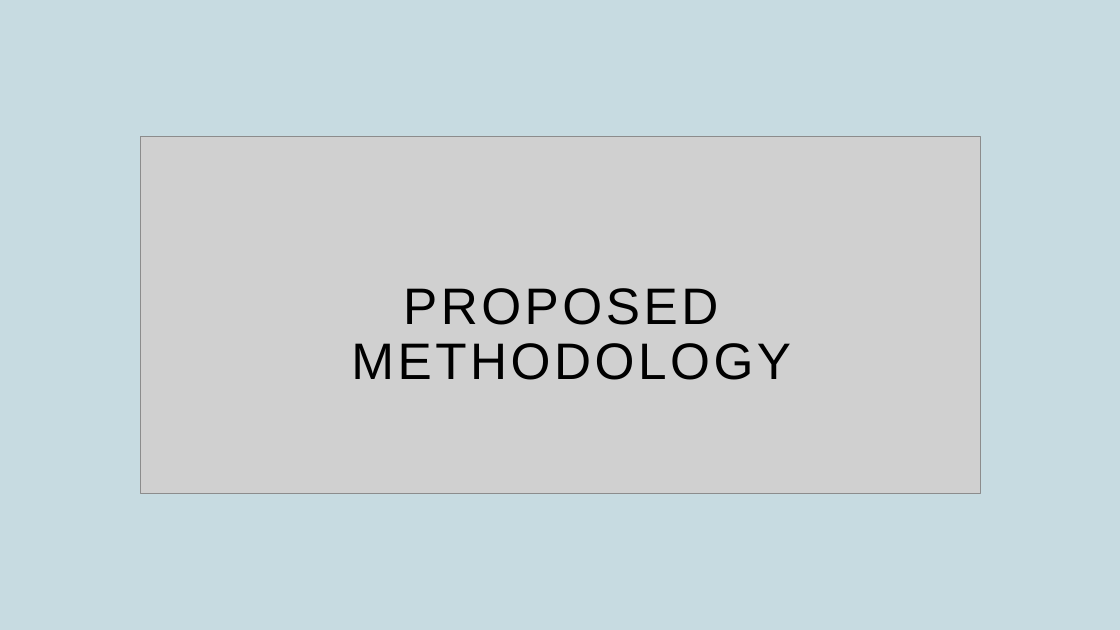
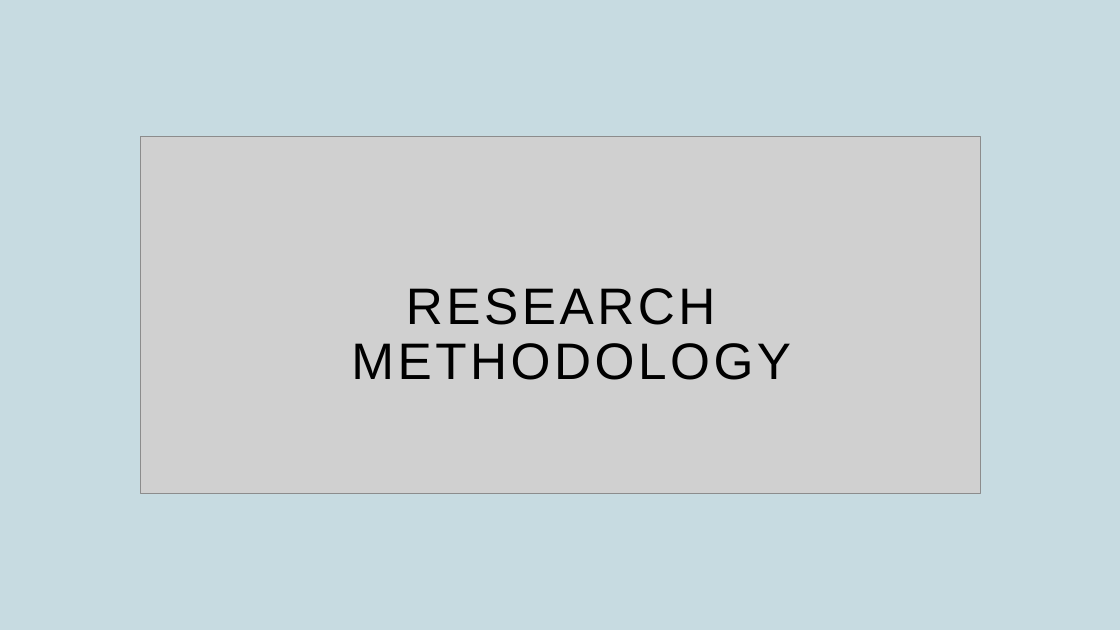
Before and after one commit to UnrivalledHitman/Wearable-Sensor-Data-Analytics, a slide deck: slide 10 of Related Work/Our Work/Research PPT.pptx. Drawn at 1120x630 pixels with LibreOffice and Linux fonts; fonts in the diff are those of the drawing; grey boxes stand for pictures. Boxes give left, top, right and bottom in pixels: in the first picture for what was removed or moved away, otherwise in the second. Text is boxed around its words. In the diff, an @@ line names an element or a change of style, - is before the commit and + after.

Commit message:
Written tasks completed
Writing Research Paper and PPT completed

```diff
--- a/Related Work/Our Work/Research PPT.pptx
+++ b/Related Work/Our Work/Research PPT.pptx
@@ title at [351,288,791,380]: text changed @@
-PROPOSED
-METHODOLOGY
+RESEARCH
+METHODOLOGY
```
Also in this commit, not shown: 2 other slides changed, 1 slide removed, 1 other file.
